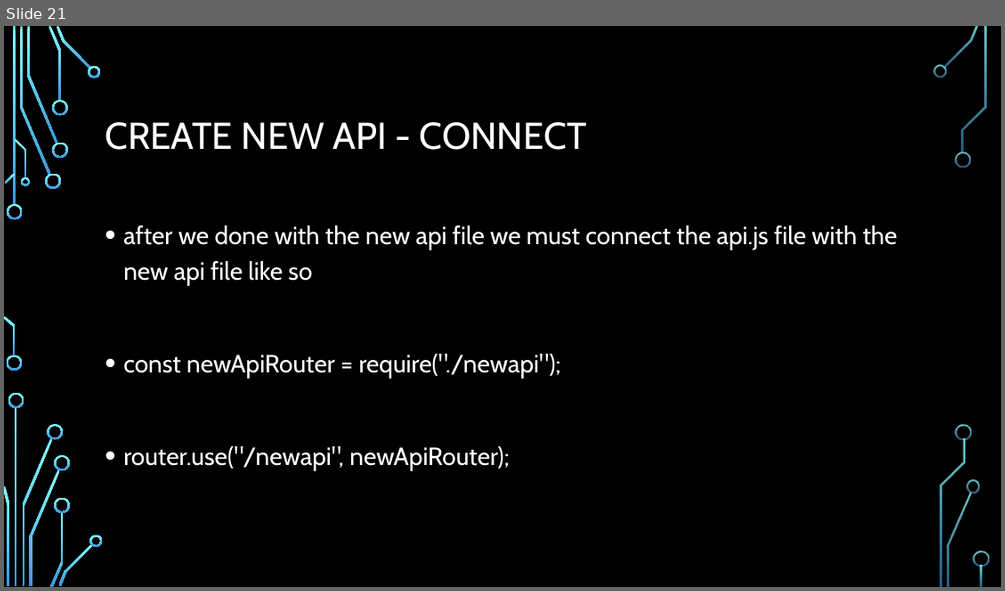
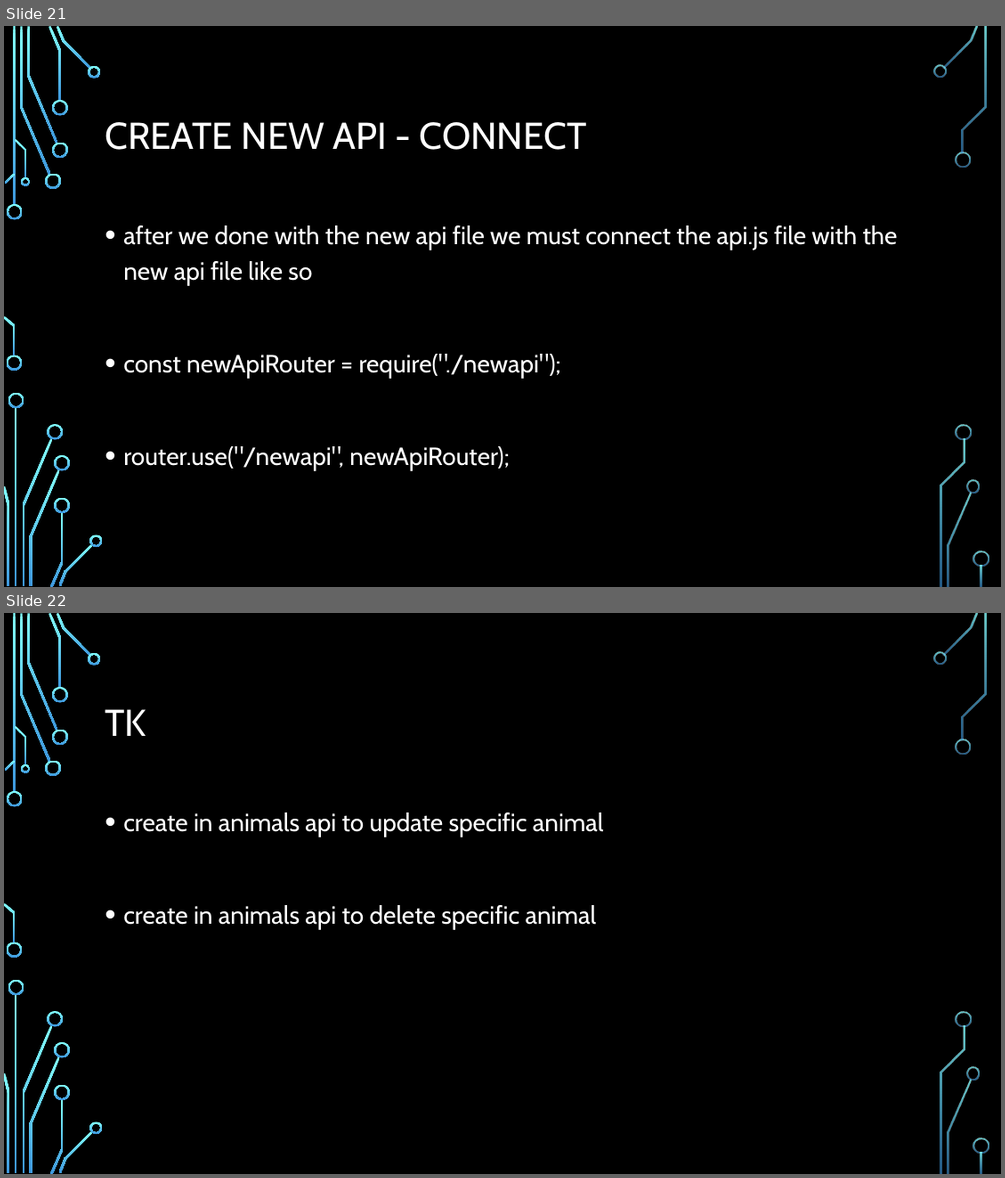
Before and after one commit to Rlss91/hu_morning_nodejs_W011121MR, a slide deck: docs/node js.pptx. Shown one above the other, each under a label of ours: slide 21 before the commit, slides 21 and 22 after it. The pictures are 1005x591 and 1005x1178 pixels, drawn with LibreOffice and Linux fonts; fonts in the diff are those of the drawing; background and template pictures are left out. Boxes give left, top, right and bottom in pixels: in the first picture for what was removed or moved away, otherwise in the second. Text is boxed around its words. In the diff, an @@ line names an element or a change of style, - is before the commit and + after.

Commit message:
animals

```diff
--- a/docs/node js.pptx
+++ b/docs/node js.pptx
@@ slide 22 added at <box>4,613,1001,1174</box>, background picture (left out); not listed: 36 template elements that a slide beside it also shows @@
@@ title added at <box>105,709,146,736</box>, 36 pt, text #FFFFFF @@
+TK
@@ text added at <box>123,812,604,930</box>, 24 pt, text #FFFFFF @@
+• create in animals api to update specific animal
+• create in animals api to delete specific animal
```
Also in this commit, not shown: 1 other file.
